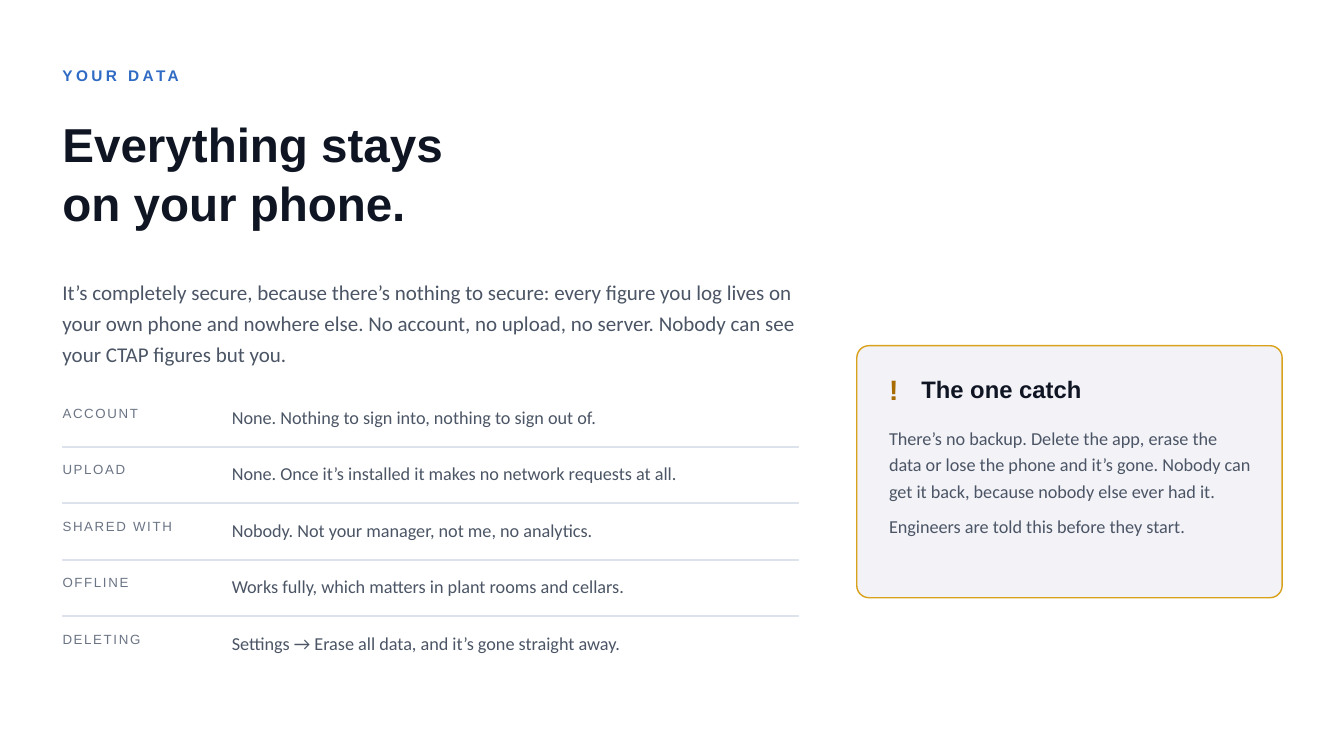
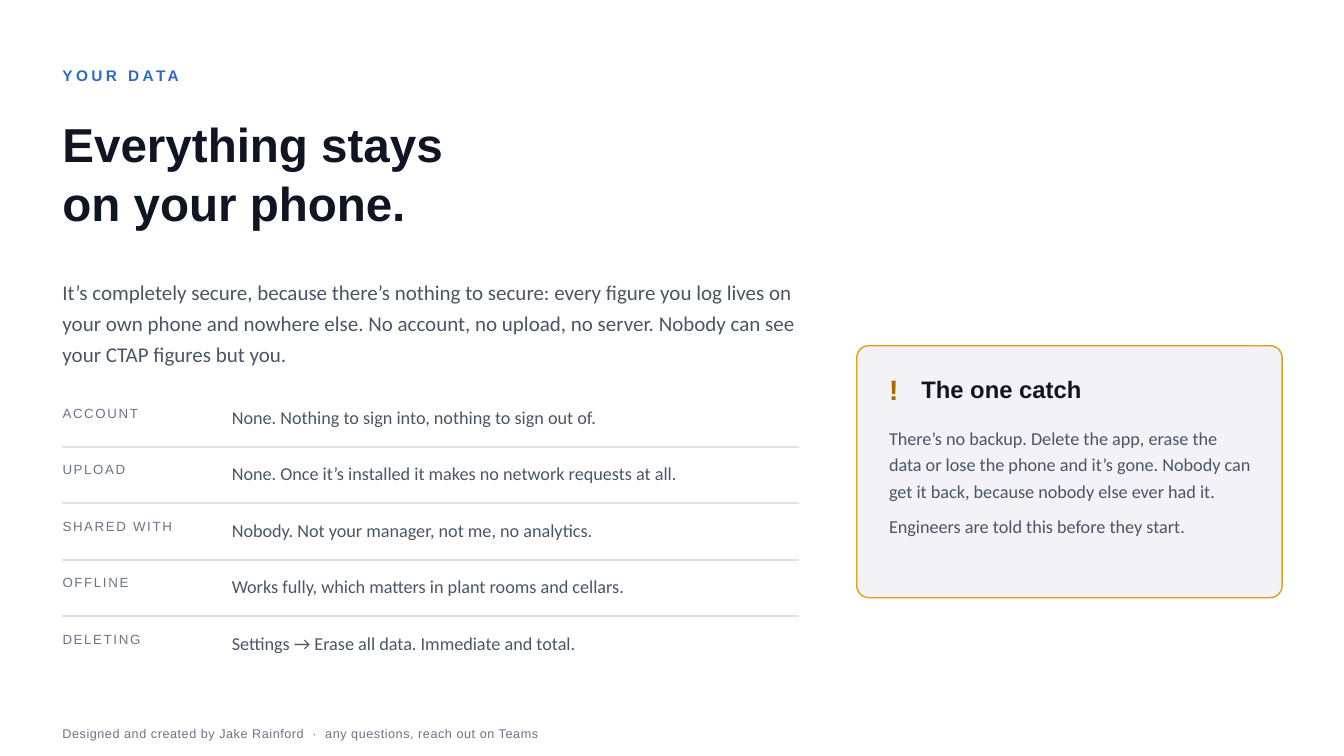
Before and after one commit to belacorg/CTAPTracker, a slide deck: slide 9 of docs/presentation/CTAP-Tracker.pptx. Drawn at 1344x756 pixels with LibreOffice and Linux fonts; fonts in the diff are those of the drawing. Boxes give left, top, right and bottom in pixels: in the first picture for what was removed or moved away, otherwise in the second. Text is boxed around its words. In the diff, an @@ line names an element or a change of style, - is before the commit and + after.

```diff
--- a/docs/presentation/CTAP-Tracker.pptx
+++ b/docs/presentation/CTAP-Tracker.pptx
@@ text at (232,637,575,653): text changed @@
-Settings → Erase all data, and it’s gone straight away.
+Settings → Erase all data. Immediate and total.
@@ text added at (62,729,538,741), 9 pt, text #6B7485 @@
+Designed and created by Jake Rainford · any questions, reach out on Teams
```
Also in this commit, not shown: 9 other slides changed, 1 other file.
